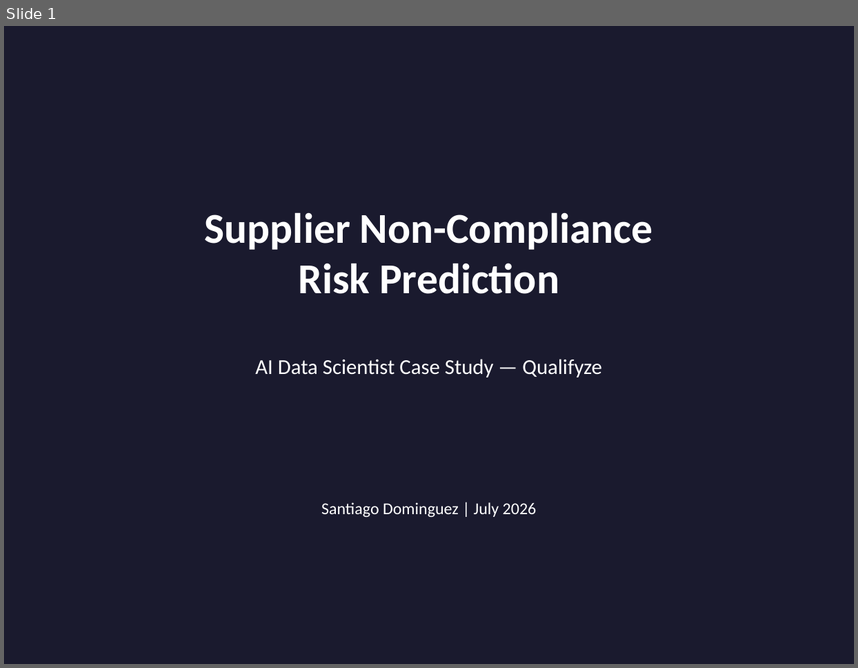
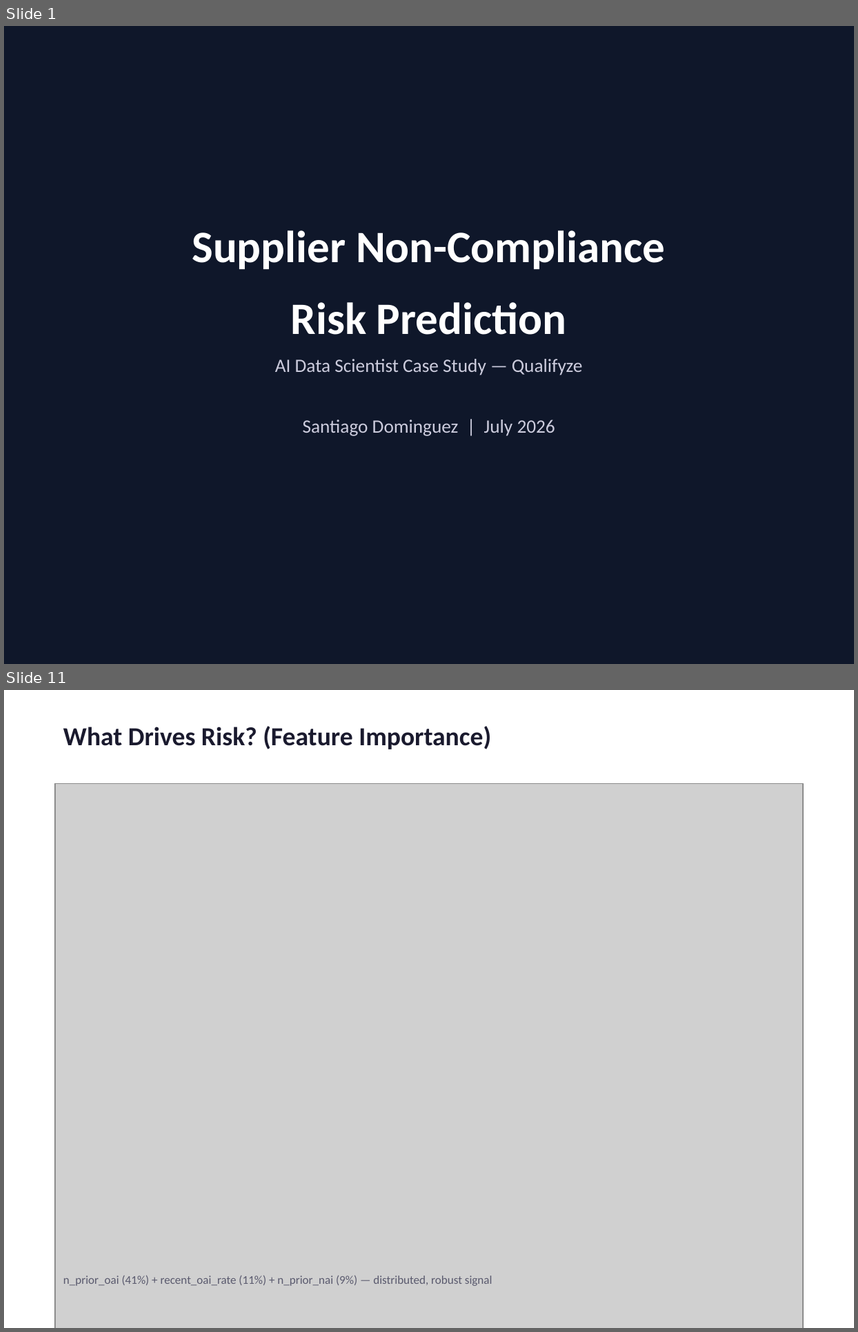
Before and after one commit to santiago-dc/qualifyze-case-study, a slide deck: reports/presentation.pptx. Shown one above the other, each under a label of ours: slide 1 before the commit, slides 1 and 11 after it; the slides between them are not shown. The pictures are 858x668 and 858x1332 pixels, drawn with LibreOffice and Linux fonts; fonts in the diff are those of the drawing; grey boxes stand for pictures. Boxes give left, top, right and bottom in pixels: in the first picture for what was removed or moved away, otherwise in the second. Text is boxed around its words. In the diff, an @@ line names an element or a change of style, - is before the commit and + after.

Commit message:
Update docs and improve presentation design (#3)

```diff
--- a/reports/presentation.pptx
+++ b/reports/presentation.pptx
@@ slide 11 added at [4,690,854,1328], background #FFFFFF @@
@@ text added at [63,726,491,749], 22 pt, text #1A1A2E, bold @@
+What Drives Risk? (Feature Importance)
@@ picture added at [55,784,803,1328] @@
@@ text added at [63,1275,493,1285], 10 pt, text #5A5A6E @@
+n_prior_oai (41%) + recent_oai_rate (11%) + n_prior_nai (9%) — distributed, robust signal
@@ slide 1 changed as well @@
@@ background #1A1A2E to #0F172A @@
@@ text at [192,230,665,334]: text changed; size 36 to 38 pt @@
-Supplier Non-Compliance
-Risk Prediction
+Supplier Non-Compliance
+Risk Prediction
@@ text at [275,359,583,375]: size 18 to 16 pt, text colour #FFFFFF to #CCCCDD in "AI Data Scientist Case Study — Qualifyze"; more space between paragraphs @@
@@ text at [303,419,555,436]: paragraph added @@
+Santiago Dominguez | July 2026
@@ text removed at [321,502,537,517] @@
-Santiago Dominguez | July 2026
```
Also in this commit, not shown: 4 other slides changed, 12 other slides added, 10 slides removed, 3 other files.
